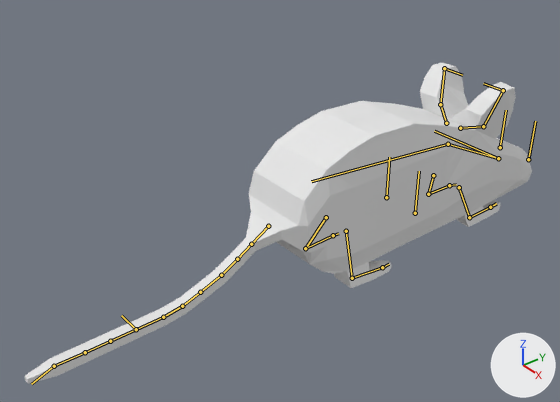
A saved change to the Blender file Source/Blender Models/Mouse/MouseAnimated.blend.
Camera for both pictures: a camera (50 mm lens) standing at (10.66, -10.1, 6.79) and looking at (0.95, -2.23, -0.39). The axes (+X, +Y, +Z) are drawn at lower right. The lights are the same throughout. The bones that bend it are drawn over the model as lines.

In view in the first picture: 'Body'.
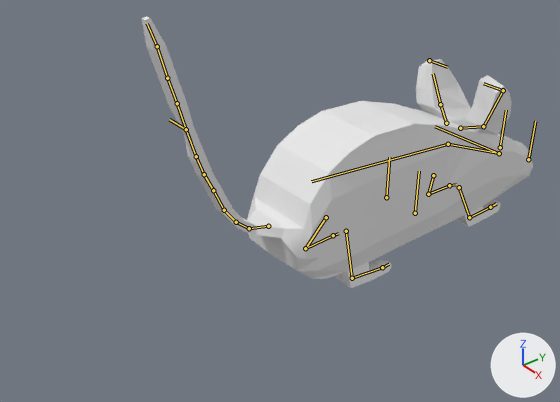
The newer file adds an action. The first version stands in its rest pose; the second is drawn at frame 17 of the action 'notice'.

The edits, one by one:
Bone 'Bone.003' (bone_bone_003) moves from (0.0, 0.0, 0.0) to (0.0, 0.0, 0.14).
Bone 'Bone.040' (bone_bone_040) moves from (0.0, 0.0, 0.0) to (1.26, 0.0, 3.39).
Bone 'Bone.037' (bone_bone_037) moves from (0.0, 0.0, 0.0) to (0.54, 0.0, 0.31).

Changed parts and their boxes [x1, y1, x2, y2] in the pictures (560 x 402 px):
'Body', posed (23% narrower, 15% shorter): before [25, 63, 532, 384]; after [142, 16, 533, 288]
bone 'Bone.003', root to tip: before (498, 158) to (434, 131); after (499, 153) to (435, 126)
bone 'Bone.040', root to tip: before (136, 329) to (121, 315); after (186, 129) to (169, 119)
bone 'Bone.037', root to tip: before (444, 68) to (462, 75); after (429, 60) to (447, 67)
